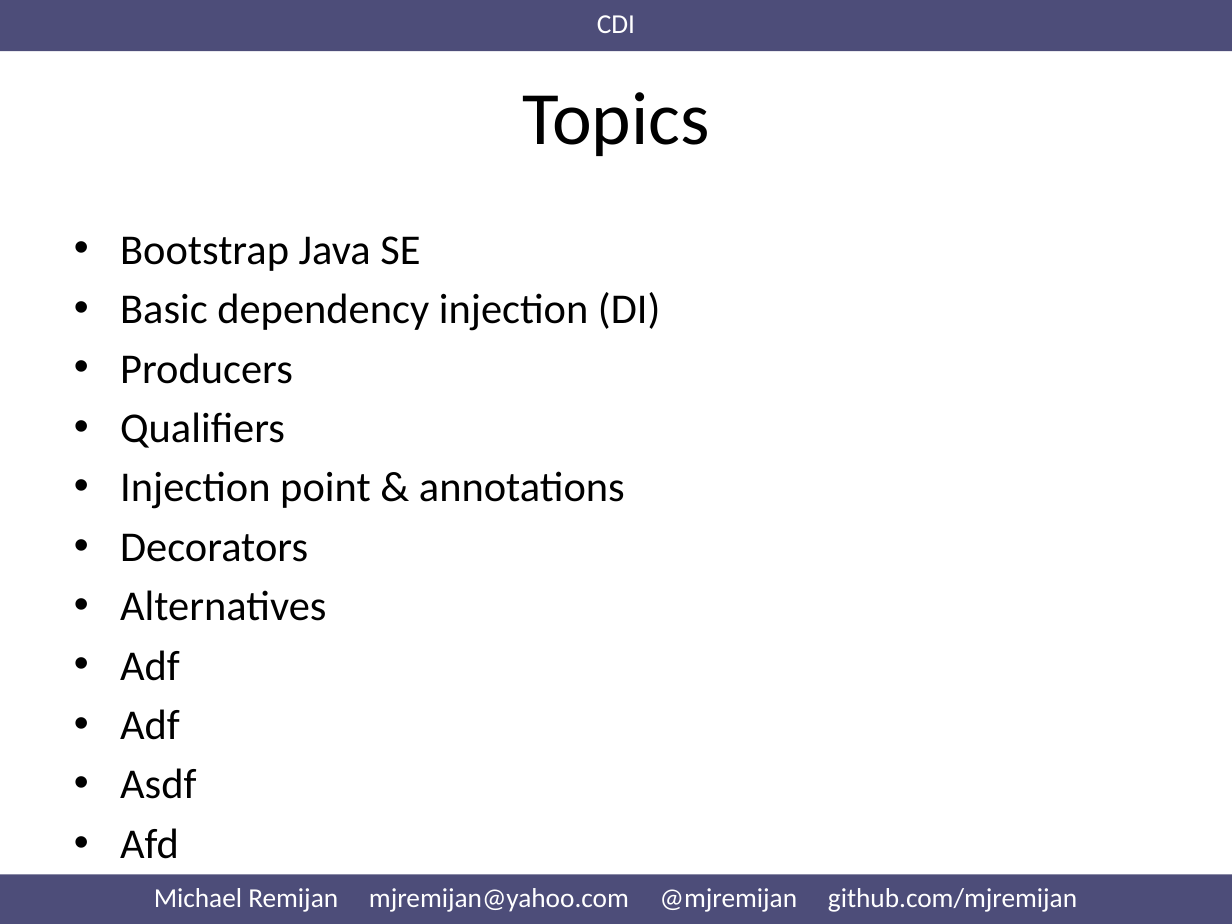
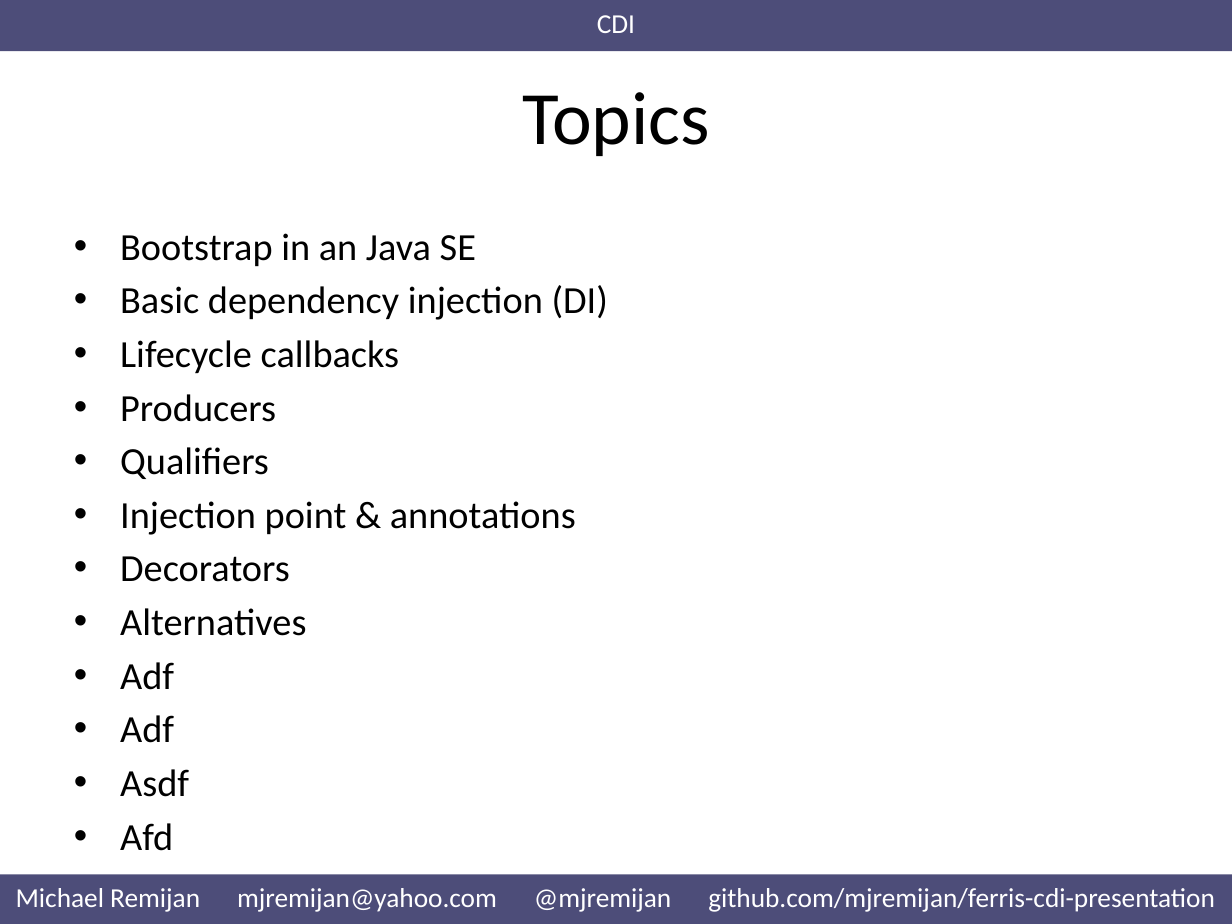
Before and after one commit to mjremijan/ferris-cdi-presentation, a slide deck: slide 9 of Presentation.pptx (slide 8 before the commit). Drawn at 1232x924 pixels with LibreOffice and Linux fonts; fonts in the diff are those of the drawing. Boxes give left, top, right and bottom in pixels: in the first picture for what was removed or moved away, otherwise in the second. Text is boxed around its words. In the diff, an @@ line names an element or a change of style, - is before the commit and + after.

Commit message:
working on presentation

```diff
--- a/Presentation.pptx
+++ b/Presentation.pptx
@@ text at [120, 233, 476, 267]: text changed; size 24.8 to 22.4 pt @@
-• Bootstrap Java SE
+• Bootstrap in an Java SE
@@ text at [120, 285, 608, 797]: size 24.8 to 22.4 pt in "Basic dependency injection (DI)", "Producers", "Qualifiers", "Injection point & annotations" and 6 more places @@
@@ text at [120, 340, 400, 374]: paragraph added @@
+• Lifecycle callbacks
@@ text in rectangle at [16, 888, 1215, 912]: text changed @@
-Michael Remijan mjremijan@yahoo.com @mjremijan github.com/mjremijan
+Michael Remijan mjremijan@yahoo.com @mjremijan github.com/mjremijan/ferris-cdi-presentation
```
Also in this commit, not shown: 6 other slides changed, 1 slide added.
